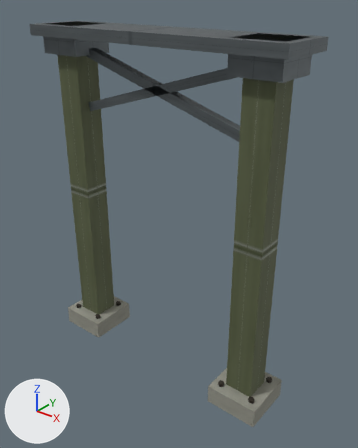
Renders of the Blender file assets/source/infrastructure/directorate/conveyors/authoring/conveyor_support_heavy.blend from each side of a commit.
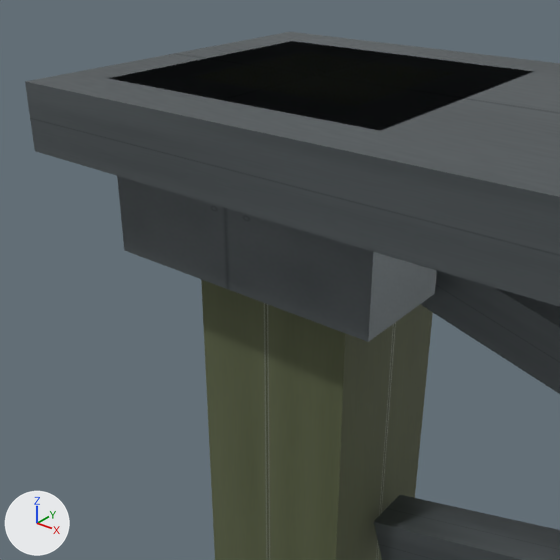
Old and new are each drawn whole from a 50 mm camera at (4.38, -5.07, 5.72) aimed at (0.23, 0.12, 2.5) and again close up from a 50 mm camera at (-0.61, -1.4, 5.54) aimed at (-1.55, -0.22, 4.8). Lighting does not change. The marker at lower left points along +X, +Y and +Z. The first two pictures are the older version.

Names of what the first close-up shows: 'frame'.
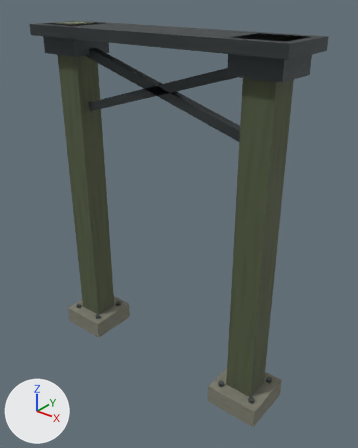
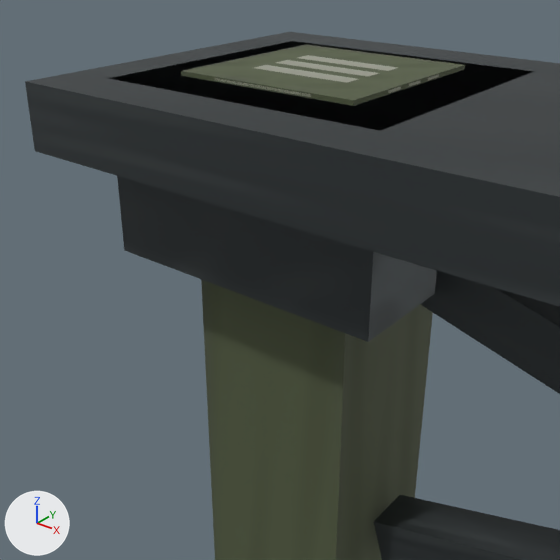
The change, as a list of edits to the scene's bpy script:
```text
Add img_conveyor_orm_png:
    img_conveyor_orm_png = load_image('conveyor_orm.png', '../materials/conveyor_orm.png', 2048, 2048, 'Non-Color')
Add img_conveyor_normal_png:
    img_conveyor_normal_png = load_image('conveyor_normal.png', '../materials/conveyor_normal.png', 2048, 2048, 'Non-Color')
Add img_conveyor_emissive_png:
    img_conveyor_emissive_png = load_image('conveyor_emissive.png', '../materials/conveyor_emissive.png', 2048, 2048, 'sRGB')
Add img_conveyor_base_png:
    img_conveyor_base_png = load_image('conveyor_base.png', '../materials/conveyor_base.png', 2048, 2048, 'sRGB')
Add mat_directorate_conveyor_shared_pbr:
    mat_directorate_conveyor_shared_pbr = bpy.data.materials.new('Directorate conveyor shared PBR')
    # uses the picture img_conveyor_base_png
    # uses the picture img_conveyor_emissive_png
    # uses the picture img_conveyor_normal_png
    # uses the picture img_conveyor_orm_png
Change me_frame:
    used by ob_frame; location = (0.0, 0.0, 0.0)
    remove me_frame.from_pydata(...)  # 504 vertices, 268 faces; spans x -2.05..2.05, y -0.45..0.45, z 0.0..5.2
    add me_frame.from_pydata(...)  # 528 vertices, 280 faces; spans x -2.05..2.05, y -0.45..0.45, z 0.0..5.22
    me_frame part 1
    16 vertices are added at x -1.82..-1.38, y -0.22..0.22, z 5.2..5.22
    8 new vertices lie (0.44, 0.0, 0.0) away from vertices in x -1.82, y -0.22..0.22, z 5.2..5.22
    12 new faces join them
    me_frame part 2: 268 faces spanning x -2.05..2.05, y -0.45..0.45, z 0.0..5.2 switch from mat_directorate_shared_industrial_pbr to mat_directorate_conveyor_shared_pbr
```

What differs and where, as boxes (x1, y1, x2, y2) in the close-ups (560 x 560 px):
part 1 of me_frame, added: after (181, 45, 465, 106)
part 2 of me_frame, recoloured: (25, 32, 560, 560) in both
